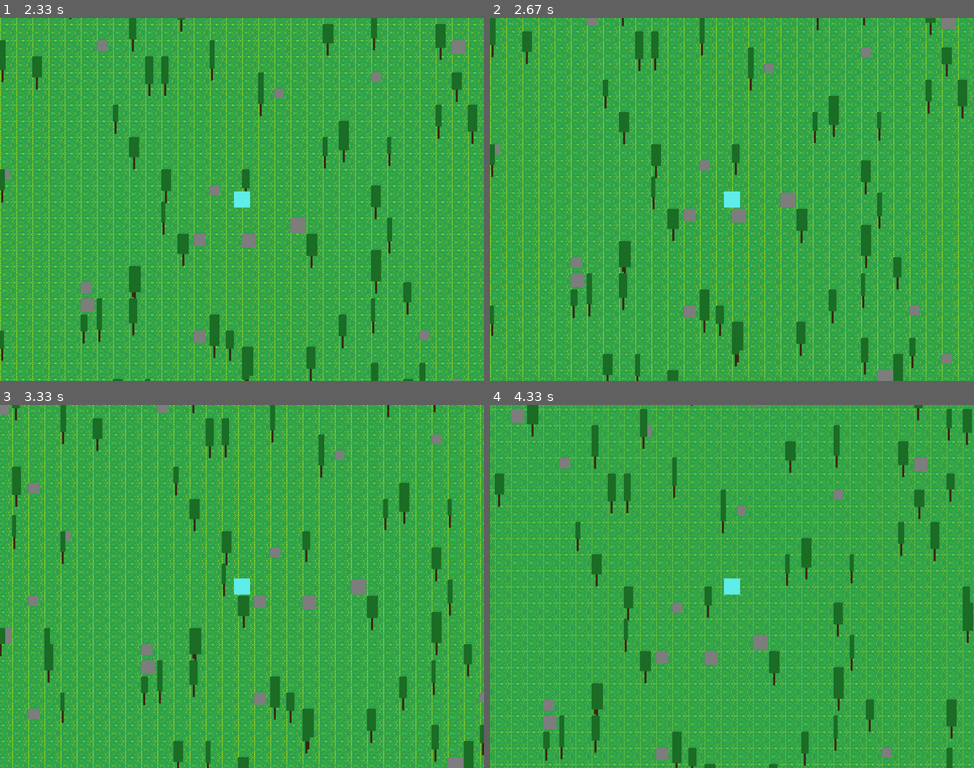
Above: before the commit, frames 1-4 (two rows, left to right).
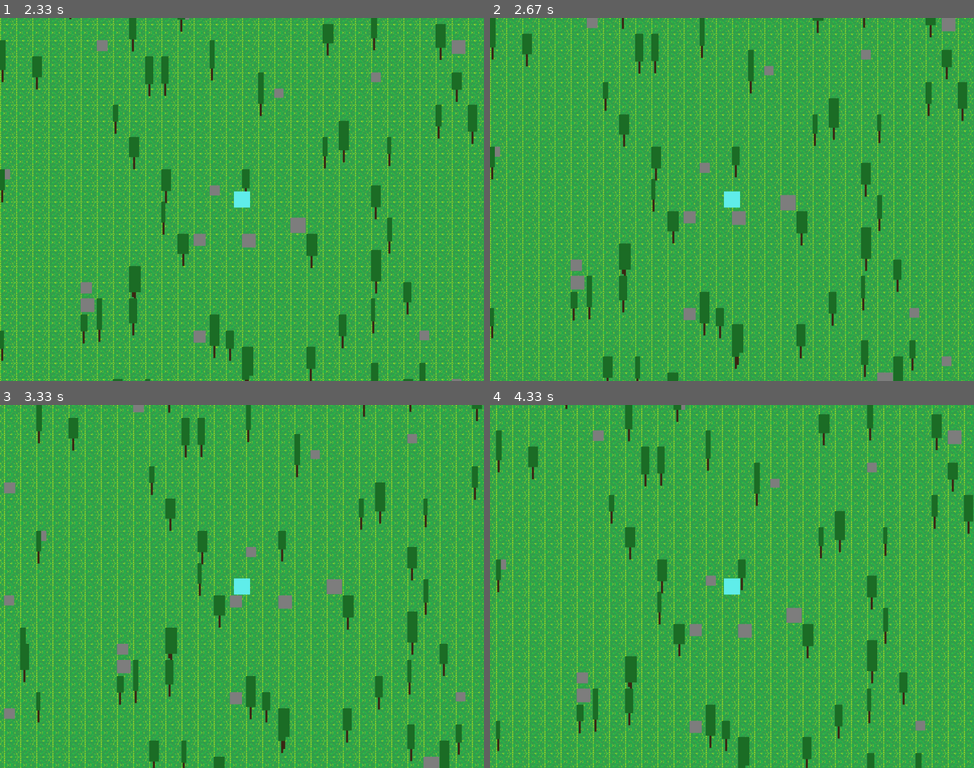
Above: after the commit, the same moments.

Repository: QGoos/game-framework
Game: pygame game, started from TestPyGame.py
The game is run twice, just before and just after one commit, with the same random seed, the same clock (stepped at 60 frames per second) and the same inputs.
Inputs:
- Up to frame 1 (2.33 s): hold W 0.83-1.3 s
- Up to frame 2 (2.67 s): hold S from 2.4 s (still down)
- Up to frame 3 (3.33 s): release S at 2.87 s; hold A 2.9-3.3 s
- Up to frame 4 (4.33 s): hold W 3.33-3.7 s; hold D from 3.73 s (still down)

Frame 1 is identical in both runs. In frame 2, 27% of the frame differs, in the area x 0-100%, y 0-100%; in frame 3, 41%; in frame 4, 39%.

Commit message:
refactoring and clearning up

Diff:
--- a/Framework/camera.py
+++ b/Framework/camera.py
@@ -1,38 +1,6 @@
 from abc import ABC, abstractmethod
 from pygame.math import Vector2 as vec
 import pygame
-
-class Camera:
-    def __init__(self, player, screen_width, screen_height)  -> None:
-        self.player = player
-        self.offset = vec(0,0)
-        self.offset_float = vec(0,0)
-        self.SCREEN_W, self.SCREEN_H = screen_width, screen_height
-        self.CONST = vec(-self.SCREEN_W//2 + player.getWidth()//2, -self.SCREEN_H//2 + self.player.getHeight()//2)
-
-    def setMethod(self, method) -> None:
-        self.method = method
-
-    def scroll(self) -> None:
-        self.method.scroll()
-
-class CamScroll(ABC):
-    def __init__(self, camera, player) -> None:
-        self.camera = camera
-        self.player = player
-
-    @abstractmethod
-    def scroll(self):
-        pass
-
-class Follow(CamScroll):
-    def __init__(self, camera, player) -> None:
-        super().__init__(camera, player)
-
-    def scroll(self):
-        self.camera.offset_float.x += (self.player.getX() - self.camera.offset_float.x + self.camera.CONST.x)
-        self.camera.offset_float.y += (self.player.getY() - self.camera.offset_float.y + self.camera.CONST.y)
-        self.camera.offset.x, self.camera.offset.y = int(self.camera.offset_float.x), int(self.camera.offset_float.y)
 
 class Camera2(pygame.sprite.Group):
     def __init__(self, screen) -> None:
@@ -85,10 +53,9 @@
 
         self.center_target(target)
 
+        # sort by y axis, account for height
         for entity in sorted(entities, key = lambda entity: entity.centerY() + entity.getZ()):
             offset_pos = entity.getRectCorner() - self.offset + self.internal_offset
-            #print(entity.getRectCorner(),entity.getX(),entity.getY())
-            #self.screen.blit(entity.getImage(), offset_pos)
             self.internal_surface.blit(entity.getImage(), offset_pos)
 
         scaled_surface = pygame.transform.scale(self.internal_surface, self.internal_surface_size_vector * self.zoom_scale)
@@ -104,8 +71,6 @@
 
         for entity in entities:
             offset_pos = entity.getRectCorner() - self.offset + self.internal_offset
-            #print(entity.getRectCorner(),entity.getX(),entity.getY())
-            #self.screen.blit(entity.getImage(), offset_pos)
             self.internal_surface.blit(entity.getImage(), offset_pos)
 
         # scale the surface with the drawings to the appropriate size
--- a/Framework/gameFramework.py
+++ b/Framework/gameFramework.py
@@ -38,27 +38,24 @@
         self.dt = time.time() - self.last_time
 
     def check_dt(self):
+        '''return the delta time since last check'''
         self.dt = time.time() - self.last_time
 
     def set_dt(self, multiplier):
+        '''scale the delta time'''
         self.check_dt()
         self.dt *= multiplier
 
     def set_last_time(self):
+        '''initialize last time checked'''
         self.last_time = time.time()
-
-    def set_up_camera(self, player) -> None:
-        '''Set up a camera set to follow'''
-        self.camera = Camera(player, self.display_width, self.display_height)
-        follow = Follow(self.camera, player)
-        self.camera.setMethod(follow)
 
     def set_up_camera_group(self) -> None:
         '''create camera group'''
         self.CG = Camera2(self.screen)
 
     def generate_chunk(self,x,y):
-        '''generate a chunk of map'''
+        '''generate a chunk of map, entities and background separate'''
         chunk_entities = []
         chunk_entity_tiles = self.generate_background(0,x,y)
 
@@ -83,6 +80,7 @@
         return [chunk_entities,chunk_entity_tiles]
 
     def generate_background(self,tile_identifier,x,y):
+        '''generate background tiles of map'''
         background = []
         for y_pos in range(self.chunk_size):
             for x_pos in range(self.chunk_size):
@@ -102,10 +100,7 @@
         self.set_up_camera_group()
 
         # a temp player
-        main_player = player.Player(400,300,32,32,5, self.CG)
-
-        # the camera
-        self.set_up_camera(main_player)
+        main_player = player.Player(400,300,32,32,3, self.CG)
 
         # generate forest
         world_objects = []
@@ -123,13 +118,9 @@
         last_time = time.time()
 
         while True:
-
+            # framerate independende
             self.set_dt(60)
             self.set_last_time()
-            # paint screen black to "clear" it
-            #screen.fill((0,0,0))
-            #screen.fill((180,255,165))
-            self.screen.fill((139,169,133))
 
             # close on x button
             for event in pygame.event.get():
@@ -140,23 +131,25 @@
                 if event.type == pygame.MOUSEWHEEL:
                     self.CG.set_zoom_scale(event.y * 0.03)
 
-            # load chunks into entities
+            # load chunks into entities, load chunks when we switch chunks
             if current_chunk != last_chunk:
                 entities_to_draw = [main_player]
                 background_entities = []
                 entities = []
                 for y in range(11):#6 #or 10
                     for x in range(13):#7 #or 12
+                        #offset chunks
                         target_x = x - 1 + int(self.CG.get_camera_x()/(self.chunk_size * self.tile_size))
                         target_y = y - 1 + int(self.CG.get_camera_y()/(self.chunk_size * self.tile_size))
-                        #print(self.CG.get_camera_x(),self.CG.get_camera_y())
                         target_chunk = str(target_x) + ';' + str(target_y)
+                        # creat or load unloaded chunks
                         if target_chunk not in chunks:
                             chunks[target_chunk] = self.generate_chunk(target_x,target_y)
                         background_entities.extend(chunks[target_chunk][1])
                         entities_to_draw.extend(chunks[target_chunk][0])
                         entities.extend(chunks[target_chunk][0])
 
+                # add objects that need to be updated separate from unchanging objects
                 self.CG.add(entities)
                 self.CG.add(background_entities)
 
@@ -168,10 +161,10 @@
                 main_player.collide(entity)
 
             # move the camera
-            #self.camera.scroll()
             self.CG.draw_background(background_entities, main_player)
             self.CG.draw(entities_to_draw, main_player)
 
+            # check player chunk
             if current_chunk != last_chunk:
                 self.CG.remove(entities)
                 self.CG.remove(background_entities)
--- a/components/entity.py
+++ b/components/entity.py
@@ -19,15 +19,19 @@
 
 
     def getRectCorner(self):
+        '''return top left corner of rect'''
         return self.rect.topleft
 
     def collisionRect(self) -> pygame.Rect:
+        '''get hitbox rect'''
         return self.hitbox #self.rect
 
     def setHitbox(self,width,height) -> None:
+        '''set hitbox rect with reference to rect'''
         self.hitbox = pygame.Rect(self.rect.x + (self.width//2) - (width//2), self.rect.y + self.height - height, width, height)
 
     def centerY(self) -> int:
+        '''center of rect y axis'''
         return self.rect.centery
 
     def colWidth(self) -> int:
@@ -69,6 +73,3 @@
 
     def getImage(self) -> pygame.Surface:
         return self.image
-
-    def isOnscreen(self, screen) -> bool:
-        return self.rect.colliderect(screen.get_rect())
--- a/components/player.py
+++ b/components/player.py
@@ -15,6 +15,7 @@
         self.setHitbox(width, height//2)
 
     def move(self, inputs, dt) -> None:
+        '''move player'''
         mod_vect = [0, 0]
         # make sure moving on an angle is about same speed
         mod_vect[0] = sum(inputs[0:2])
@@ -27,8 +28,7 @@
         self.last_move = [round(mod_vect[0]*self.speed*dt), round(mod_vect[1]*self.speed*dt)]
         self.rect = self.rect.move(self.last_move)
         self.hitbox = self.hitbox.move(self.last_move)
-        #self.rect.x = self.rect.x + round(mod_vect[0]*self.speed)
-        #self.rect.y = self.rect.y + round(mod_vect[1]*self.speed)
+
 
     def update(self,dt) -> None:
         '''move the Player on provided screen'''
@@ -61,10 +61,6 @@
         #entity_center = is_entity.center
 
         if self.getZ() == entity.getZ():
-            #x_diff = abs(self_center[0] - entity_center[0])
-            #y_diff = abs(self_center[1] - entity_center[1])
-            #dist = sqrt(x_diff**2 + y_diff**2)
-            #col_dist = self.colWidth() + entity.colWidth()
             if (is_self.colliderect(is_entity)):#(dist - col_dist <= 0):# and x_diff != 0 and y_diff != 0):
                 if(abs(self.last_move[1]) > abs(self.last_move[0])):#(x_diff < y_diff):
                     self.hitbox.y += self.last_move[1]*-1
@@ -79,13 +75,3 @@
                     if(self.hitbox.colliderect(is_entity)):
                         self.hitbox = self.hitbox.move([self.last_move[0]*1,self.last_move[1]*-1])
                         self.rect = self.rect.move([self.last_move[0]*1,self.last_move[1]*-1])
-
-            #if is_self.colliderect(is_entity):
-                #if abs(is_self.top - is_entity.bottom) < collision_tolerance:
-                    #self.move([0,0,0,1])
-                #if abs(is_self.bottom - is_entity.top) < collision_tolerance:
-                    #self.move([0,0,-1,0])
-                #if abs(is_self.left - is_entity.right) < collision_tolerance:
-                    #self.move([0,1,0,0])
-                #if abs(is_self.right - is_entity.left) < collision_tolerance:
-                    #self.move([-1,0,0,0])
--- a/components/worldObjects.py
+++ b/components/worldObjects.py
@@ -20,6 +20,7 @@
         return self.image
 
     def getTrunk(self) -> pygame.Surface:
+        '''generate a corresponding trunk to the tree'''
         if(not self.trunk):
             trunk_width = 4
             trunk_height = 24
